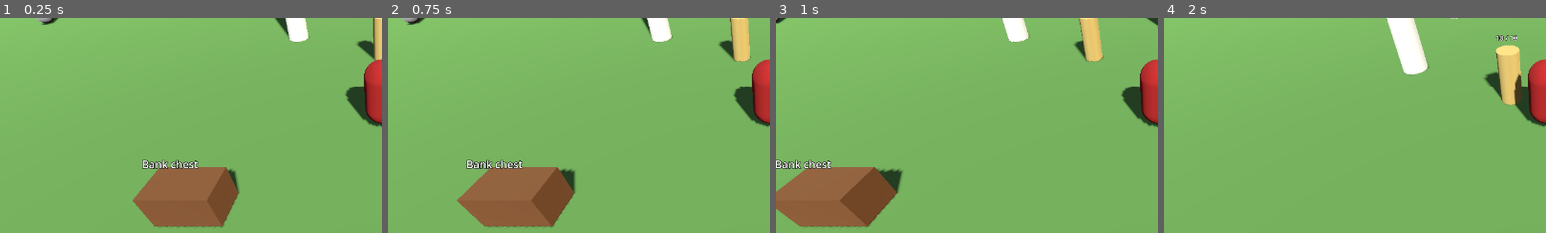
Above: before the commit, frames 1-4 (left to right).
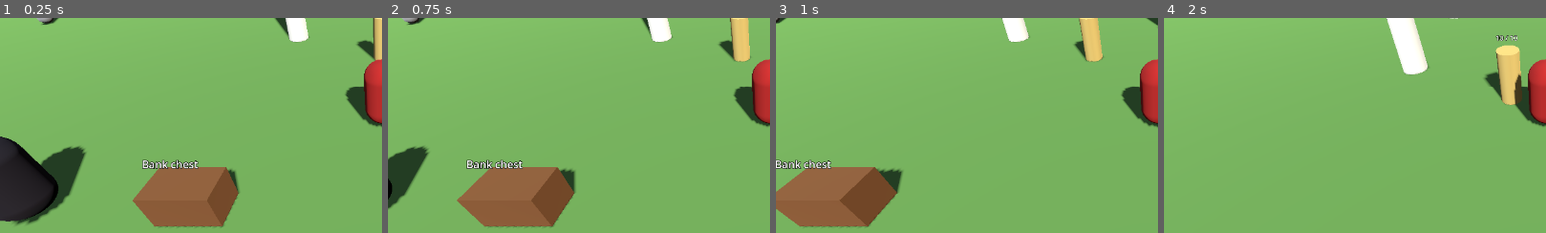
Above: after the commit, the same moments.

Repository: DanteArcese/legio
Game: Godot game, scene res://scenes/main.tscn
Same seed, same stepped clock (60 frames per second), same inputs: the game is played once before the commit and once after it.
Inputs (mouse positions are % of the whole screen's width and height, from its top left):
- Up to frame 1 (0.25 s): no input
- Up to frame 2 (0.75 s): tap Enter (ui_accept) at 0.5 s; move the mouse to (72, 45) at 0.52 s; hold D (move_right) from 0.53 s (still down); hold E (interact) from 0.53 s (still down); click (72, 45) at 0.67 s
- Up to frame 3 (1 s): keep holding D (move_right); keep holding E (interact); tap Enter (ui_accept) at 0.77 s
- Up to frame 4 (2 s): release D (move_right) at 1.25 s; release E (interact) at 1.25 s; drag from (30, 55) to (45, 70) at 1.27 s
The pictures show only the part of the screen within x 0-50%, y 33-83%; the shares and areas given below are measured in that part.

The runs differ from the first frame. In frame 1, 6.2% of the frame differs, in the area x 0-23%, y 55-97%; in frame 2, 1.8%; in frame 3, nothing differs; in frame 4, nothing differs.

Commit message:
Add player death, graves, and libitinarii reclaim (#15)
Co-Authored-By: Claude Opus 5.5 <noreply@anthropic.com>

Diff:
--- a/game/scenes/main.tscn
+++ b/game/scenes/main.tscn
@@ -69,6 +69,14 @@
 [sub_resource type="BoxShape3D" id="chest_shape"]
 size = Vector3(1.4, 0.9, 0.8)
 
+[sub_resource type="StandardMaterial3D" id="black_robe"]
+albedo_color = Color(0.12, 0.1, 0.12, 1)
+
+[sub_resource type="CapsuleMesh" id="undertaker_mesh"]
+material = SubResource("black_robe")
+
+[sub_resource type="CapsuleShape3D" id="undertaker_shape"]
+
 [node name="Main" type="Node3D"]
 
 [node name="SimDriver" type="Node" parent="."]
@@ -169,6 +177,23 @@
 font_size = 40
 outline_size = 8
 
+[node name="Libitinarius" type="StaticBody3D" parent="." groups=["libitinarii"]]
+transform = Transform3D(1, 0, 0, 0, 1, 0, 0, 0, 1, -7.5, 1, 3)
+
+[node name="Mesh" type="MeshInstance3D" parent="Libitinarius"]
+mesh = SubResource("undertaker_mesh")
+
+[node name="Collision" type="CollisionShape3D" parent="Libitinarius"]
+shape = SubResource("undertaker_shape")
+
+[node name="Label" type="Label3D" parent="Libitinarius"]
+transform = Transform3D(1, 0, 0, 0, 1, 0, 0, 0, 1, 0, 1.4, 0)
+billboard = 1
+text = "Libitinarius
+(reclaims lost items)"
+font_size = 36
+outline_size = 8
+
 [node name="Monsters" type="Node3D" parent="."]
 
 [node name="Rat1" parent="Monsters" instance=ExtResource("7_monster")]
--- a/game/scripts/player/player.gd
+++ b/game/scripts/player/player.gd
@@ -1,7 +1,7 @@
 extends CharacterBody3D
 ## Directly controlled player: left stick / WASD moves relative to the camera.
-## Interact picks up nearby loot, opens a nearby bank, or targets the nearest
-## enemy, in that order. With no stick input, the player walks into reach of
+## Interact picks up nearby loot, loots your grave, opens a nearby bank,
+## talks to the libitinarius, or targets the nearest enemy, in that order. With no stick input, the player walks into reach of
 ## its target automatically.
 
 signal bank_opened
@@ -15,6 +15,7 @@
 @export var target_radius := 8.0
 @export var pickup_radius := 2.0
 @export var bank_radius := 2.5
+@export var grave_radius := 1.8
 @export var camera_rig: Node3D
 @export var sim_driver: Node
 
@@ -40,10 +41,15 @@
 	if pile:
 		sim_driver.sim.queue_item_action(id, "pickup", {"pile": pile.pile_id})
 		return
-	for bank in get_tree().get_nodes_in_group("banks"):
-		if global_position.distance_to(bank.global_position) <= bank_radius:
-			bank_opened.emit()
-			return
+	if _near_any("graves", grave_radius):
+		sim_driver.sim.queue_item_action(id, "loot_grave")
+		return
+	if _near_any("banks", bank_radius):
+		bank_opened.emit()
+		return
+	if _near_any("libitinarii", bank_radius):
+		sim_driver.sim.queue_item_action(id, "reclaim")
+		return
 	var target_id: int = sim_driver.nearest_target(id, target_radius)
 	if target_id == -1:
 		sim_driver.sim.queue_stop(id)
@@ -76,6 +82,13 @@
 		rotation.y = lerp_angle(rotation.y, target_yaw, minf(turn_speed * delta, 1.0))
 
 
+func _near_any(group: String, radius: float) -> bool:
+	for node in get_tree().get_nodes_in_group(group):
+		if global_position.distance_to(node.global_position) <= radius:
+			return true
+	return false
+
+
 ## Direction toward the current target while out of reach, otherwise zero.
 func _approach_direction() -> Vector3:
 	var target_position: Variant = _target_position()
--- /dev/null
+++ b/game/scripts/sim/death_rules.gd
@@ -0,0 +1,75 @@
+extends RefCounted
+## Rules for what a player keeps and loses on death, and what the
+## libitinarii (undertakers) charge to return lost items.
+
+const ContentDB := preload("res://scripts/content/content_db.gd")
+
+const KEPT_ON_DEATH := 3
+## Fee is this fraction of the items' total value, rounded up.
+const RECLAIM_FEE_RATE := 0.1
+
+
+## Splits a player's carried and worn items into what they keep and what
+## they lose. Each unstackable item counts once; a stack counts once at its
+## unit value, so a big coin stack is never "most valuable".
+## Returns {"kept_worn": [slot...], "kept_inventory": [{item, quantity}...],
+## "lost": [{item, quantity}...]}.
+static func split(inventory: RefCounted, equipment: RefCounted) -> Dictionary:
+	var entries := []
+	for slot in equipment.worn:
+		var item_id: String = equipment.worn[slot]
+		if not item_id.is_empty():
+			entries.append({"item": item_id, "quantity": 1, "worn_slot": slot})
+	for slot in inventory.slots:
+		if slot == null:
+			continue
+		if inventory.stacks(slot["item"]):
+			entries.append({"item": slot["item"], "quantity": slot["quantity"]})
+		else:
+			for i in slot["quantity"]:
+				entries.append({"item": slot["item"], "quantity": 1})
+	# Stable order: value descending, then worn before carried, then id.
+	entries.sort_custom(func(a, b):
+		var va: int = ContentDB.item(a["item"])["value"]
+		var vb: int = ContentDB.item(b["item"])["value"]
+		if va != vb:
+			return va > vb
+		if a.has("worn_slot") != b.has("worn_slot"):
+			return a.has("worn_slot")
+		return a["item"] < b["item"])
+
+	var result := {"kept_worn": [], "kept_inventory": [], "lost": []}
+	for i in entries.size():
+		var entry: Dictionary = entries[i]
+		var item := {"item": entry["item"], "quantity": entry["quantity"]}
+		if i < KEPT_ON_DEATH:
+			if entry.has("worn_slot"):
+				result["kept_worn"].append(entry["worn_slot"])
+			else:
+				result["kept_inventory"].append(item)
+		else:
+			result["lost"].append(item)
+	return result
+
+
+static func reclaim_fee(items: Array) -> int:
+	var total := 0
+	for entry in items:
+		total += ContentDB.item(entry["item"])["value"] * entry["quantity"]
+	return ceili(total * RECLAIM_FEE_RATE)
+
+
+## Merges entries for the same item, so graves and storage list each item
+## once. Containers split unstackables back into slots when items return.
+static func merge(items: Array) -> Array:
+	var merged := []
+	for entry in items:
+		var existing: Variant = null
+		for other in merged:
+			if other["item"] == entry["item"]:
+				existing = other
+		if existing:
+			existing["quantity"] += entry["quantity"]
+		else:
+			merged.append(entry.duplicate())
+	return merged
--- a/game/scripts/sim/simulation.gd
+++ b/game/scripts/sim/simulation.gd
@@ -13,6 +13,7 @@
 const ContentDB := preload("res://scripts/content/content_db.gd")
 const ItemContainer := preload("res://scripts/sim/item_container.gd")
 const Equipment := preload("res://scripts/sim/equipment.gd")
+const DeathRules := preload("res://scripts/sim/death_rules.gd")
 
 const INVENTORY_SIZE := 28
 const BANK_SIZE := 400
@@ -20,6 +21,11 @@
 const GROUND_LIFETIME := 200
 const PICKUP_RANGE := 2.0
 const BANK_RANGE := 3.0
+const GRAVE_RANGE := 2.0
+const LIBITINARIUS_RANGE := 3.0
+## Graves last 15 minutes before the libitinarii collect the items.
+const GRAVE_LIFETIME := 1500
+const PLAYER_RESPAWN_TICKS := 3
 ## Eating delays your next attack by this many ticks.
 const EAT_DELAY := 3
 ## Where items can come from. Solitarius accounts refuse the restricted ones.
@@ -41,6 +47,12 @@
 var _ground := {}
 var _next_pile_id := 1
 var _banks: Array[Vector3] = []
+var _libitinarii: Array[Vector3] = []
+## player id -> {"id", "position", "items", "expires_at"}. One grave per player.
+var _graves := {}
+var _next_grave_id := 1
+## player id -> items held by the libitinarii, waiting to be reclaimed.
+var reclaimable := {}
 
 
 func _init(seed_value := 0) -> void:
@@ -83,6 +95,8 @@
 	player.equipment = Equipment.new()
 	player.bank = ItemContainer.new(BANK_SIZE, true)
 	player.position = position
+	player.spawn_position = position
+	player.respawn_ticks = PLAYER_RESPAWN_TICKS
 	player.apply_equipment()
 	return player
 
@@ -94,6 +108,14 @@
 
 func add_bank(position: Vector3) -> void:
 	_banks.append(position)
+
+
+func add_libitinarius(position: Vector3) -> void:
+	_libitinarii.append(position)
+
+
+func grave_of(player_id: int) -> Dictionary:
+	return _graves.get(player_id, {})
 
 
 func ground_piles() -> Array:
@@ -155,6 +177,7 @@
 	var events: Array[Dictionary] = []
 	_apply_commands(events)
 	_expire_ground(events)
+	_expire_graves(events)
 	_process_respawns(events)
 	# Sorted ids keep processing order, and therefore RNG use, deterministic.
 	var ids := _combatants.keys()
@@ -236,6 +259,10 @@
 			events.append({"type": "inventory_changed", "id": player.id, "tick": tick})
 		"pickup":
 			_pickup(player, command.get("pile", -1), events)
+		"loot_grave":
+			_loot_grave(player, events)
+		"reclaim":
+			_reclaim(player, events)
 		"deposit", "deposit_all", "withdraw":
 			if not _near_bank(player):
 				_message(player, "You need to be at a bank.", events)
@@ -338,7 +365,7 @@
 			combatant.respawn_at_tick = -1
 			combatant.returning = false
 			combatant.move_target = null
-			if combatant.has_brain:
+			if combatant.has_brain or combatant.is_player():
 				combatant.position = combatant.spawn_position
 			events.append({"type": "respawn", "id": combatant.id, "tick": tick})
 
@@ -441,6 +468,8 @@
 	if victim.respawn_ticks >= 0:
 		victim.respawn_at_tick = tick + maxi(victim.respawn_ticks, 1)
 	events.append({"type": "death", "id": victim.id, "tick": tick})
+	if victim.inventory:
+		_player_death(victim, events)
 	if not victim.drop_table.is_empty():
 		var items := Drops.roll(ContentDB.drop_table(victim.drop_table), rng)
 		if not items.is_empty():
@@ -448,6 +477,91 @@
 			_add_ground_pile(victim.position, items, events)
 
 
+## Keep the most valuable items; the rest go to a grave at the death spot.
+## A previous grave still standing goes straight to the libitinarii.
+func _player_death(player: Combatant, events: Array[Dictionary]) -> void:
+	var split := DeathRules.split(player.inventory, player.equipment)
+	for slot in Equipment.SLOTS:
+		if not split["kept_worn"].has(slot):
+			player.equipment.take_off(slot)
+	player.inventory.slots.fill(null)
+	for entry in split["kept_inventory"]:
+		player.inventory.add(entry["item"], entry["quantity"])
+	player.apply_equipment()
+	events.append({"type": "inventory_changed", "id": player.id, "tick": tick})
+	events.append({"type": "equipment_changed", "id": player.id, "tick": tick})
+	if _graves.has(player.id):
+		_send_to_libitinarii(player.id, events)
+	var lost: Array = DeathRules.merge(split["lost"])
+	if lost.is_empty():
+		return
+	var grave := {"id": _next_grave_id, "position": player.position, "items": lost, "expires_at": tick + GRAVE_LIFETIME}
+	_next_grave_id += 1
+	_graves[player.id] = grave
+	_message(player, "You keep your %d most valuable items. The rest lie in your grave for %d minutes." % [
+		DeathRules.KEPT_ON_DEATH, roundi(GRAVE_LIFETIME * 0.6 / 60.0)], events)
+	events.append({"type": "grave_add", "id": player.id, "grave": grave["id"], "position": grave["position"],
+		"items": lost, "expires_at": grave["expires_at"], "tick": tick})
+
+
+func _loot_grave(player: Combatant, events: Array[Dictionary]) -> void:
+	var grave: Dictionary = _graves.get(player.id, {})
+	if grave.is_empty() or _flat_distance(grave["position"], player.position) > GRAVE_RANGE:
+		return
+	var remaining := []
+	for entry in grave["items"]:
+		var added: int = player.inventory.add(entry["item"], entry["quantity"])
+		if added < entry["quantity"]:
+			remaining.append({"item": entry["item"], "quantity": entry["quantity"] - added})
+	events.append({"type": "inventory_changed", "id": player.id, "tick": tick})
+	if remaining.is_empty():
+		_graves.erase(player.id)
+		events.append({"type": "grave_remove", "id": player.id, "grave": grave["id"], "tick": tick})
+		_message(player, "You recover your belongings.", events)
+	else:
+		grave["items"] = remaining
+		_message(player, "You don't have enough inventory space.", events)
+
+
+func _expire_graves(events: Array[Dictionary]) -> void:
+	for player_id in _graves.keys():
+		if _graves[player_id]["expires_at"] <= tick:
+			_send_to_libitinarii(player_id, events)
+
+
+func _send_to_libitinarii(player_id: int, events: Array[Dictionary]) -> void:
+	var grave: Dictionary = _graves[player_id]
+	_graves.erase(player_id)
+	reclaimable[player_id] = DeathRules.merge(reclaimable.get(player_id, []) + grave["items"])
+	events.append({"type": "grave_remove", "id": player_id, "grave": grave["id"], "tick": tick})
+	events.append({"type": "message", "id": player_id,
+		"text": "The libitinarii have collected your belongings from your grave.", "tick": tick})
+
+
+## Pay the libitinarii to return held items to the bank. Coins come from
+## the inventory first, then the bank.
+func _reclaim(player: Combatant, events: Array[Dictionary]) -> void:
+	if not _libitinarii.any(func(at): return _flat_distance(at, player.position) <= LIBITINARIUS_RANGE):
+		return
+	var items: Array = reclaimable.get(player.id, [])
+	if items.is_empty():
+		_message(player, "The libitinarius has nothing of yours.", events)
+		return
+	var fee := DeathRules.reclaim_fee(items)
+	var coins: int = player.inventory.count("coins") + player.bank.count("coins")
+	if coins < fee:
+		_message(player, "The libitinarius wants %d denarii to return your belongings." % fee, events)
+		return
+	var from_inventory: int = player.inventory.remove("coins", fee)
+	player.bank.remove("coins", fee - from_inventory)
+	for entry in items:
+		player.bank.add(entry["item"], entry["quantity"])
+	reclaimable.erase(player.id)
+	_message(player, "You pay %d denarii. Your belongings are waiting in your bank." % fee, events)
+	events.append({"type": "inventory_changed", "id": player.id, "tick": tick})
+	events.append({"type": "bank_changed", "id": player.id, "tick": tick})
+
+
 func _regenerate() -> void:
 	for combatant in _combatants.values():
 		if combatant.is_alive() and combatant.hp < combatant.max_hp:
--- /dev/null
+++ b/game/scripts/world/grave_marker.gd
@@ -0,0 +1,46 @@
+extends Node3D
+## Gravestone shown where the player died, with time left before the
+## libitinarii collect it. Mirrors the simulation's grave.
+
+const TICK_SECONDS := 0.6
+
+var expires_at := 0
+var driver: Node
+
+var _label: Label3D
+
+
+static func spawn(parent: Node, p_driver: Node, at: Vector3, p_expires_at: int) -> Node3D:
+	var marker := new()
+	marker.driver = p_driver
+	marker.expires_at = p_expires_at
+	marker.add_to_group("graves")
+	parent.add_child(marker)
+	marker.global_position = Vector3(at.x, 0.0, at.z)
+	return marker
+
+
+func _ready() -> void:
+	var stone := MeshInstance3D.new()
+	var box := BoxMesh.new()
+	box.size = Vector3(0.6, 0.9, 0.2)
+	var material := StandardMaterial3D.new()
+	material.albedo_color = Color(0.55, 0.55, 0.58)
+	box.material = material
+	stone.mesh = box
+	stone.position.y = 0.45
+	add_child(stone)
+	_label = Label3D.new()
+	_label.billboard = BaseMaterial3D.BILLBOARD_ENABLED
+	_label.no_depth_test = true
+	_label.font_size = 36
+	_label.outline_size = 8
+	_label.position.y = 1.3
+	add_child(_label)
+	driver.ticked.connect(_on_ticked)
+	_on_ticked(driver.sim.tick)
+
+
+func _on_ticked(tick: int) -> void:
+	var seconds := maxi(expires_at - tick, 0) * TICK_SECONDS
+	_label.text = "Your grave\n%d:%02d" % [int(seconds) / 60, int(seconds) % 60]
--- a/game/scripts/world/sim_driver.gd
+++ b/game/scripts/world/sim_driver.gd
@@ -5,6 +5,7 @@
 const Simulation := preload("res://scripts/sim/simulation.gd")
 const TickClock := preload("res://scripts/sim/tick_clock.gd")
 const LootPile := preload("res://scripts/world/loot_pile.gd")
+const GraveMarker := preload("res://scripts/world/grave_marker.gd")
 
 ## Entities with entity_id 0 get ids from here up.
 const AUTO_ID_START := 1000
@@ -21,6 +22,7 @@
 var _entities := {}
 var _next_auto_id := AUTO_ID_START
 var _piles := {}
+var _graves := {}
 
 
 func _ready() -> void:
@@ -30,6 +32,8 @@
 		register(entity)
 	for bank in get_tree().get_nodes_in_group("banks"):
 		sim.add_bank(bank.global_position)
+	for undertaker in get_tree().get_nodes_in_group("libitinarii"):
+		sim.add_libitinarius(undertaker.global_position)
 
 
 func register(entity: Node) -> void:
@@ -89,6 +93,13 @@
 			_piles[event["pile"]] = LootPile.spawn(get_parent(), event["pile"], event["position"], event["items"])
 		"ground_update":
 			_piles[event["pile"]].set_items(event["items"])
+		"grave_add":
+			_graves[event["grave"]] = GraveMarker.spawn(get_parent(), self, event["position"], event["expires_at"])
+		"grave_remove":
+			var marker: Node = _graves.get(event["grave"])
+			if marker:
+				marker.queue_free()
+				_graves.erase(event["grave"])
 		"ground_remove":
 			var pile: Node = _piles.get(event["pile"])
 			if pile:
--- /dev/null
+++ b/game/tests/test_death.gd
@@ -0,0 +1,136 @@
+extends "res://tests/test_case.gd"
+
+const Simulation := preload("res://scripts/sim/simulation.gd")
+const DeathRules := preload("res://scripts/sim/death_rules.gd")
+const Skills := preload("res://scripts/sim/skills.gd")
+
+const PLAYER := 1
+const KILLER := 2
+
+
+func _make_sim() -> Simulation:
+	var sim := Simulation.new(9)
+	sim.add_player(PLAYER, Vector3(5, 0, 5))
+	return sim
+
+
+func _give(sim: Simulation, items: Dictionary) -> void:
+	for item_id in items:
+		sim.give_item(PLAYER, item_id, items[item_id], "test", [])
+
+
+## Kills the player with an overwhelming attacker; returns that tick's events.
+func _die(sim: Simulation) -> Array:
+	var player: RefCounted = sim.get_combatant(PLAYER)
+	if sim.get_combatant(KILLER) == null:
+		var killer := sim.add_combatant(KILLER)
+		killer.bonuses = {"attack": 5000, "strength": 5000, "defence": 0}
+	sim.get_combatant(KILLER).position = player.position + Vector3(1, 0, 0)
+	player.hp = 1
+	sim.queue_attack(KILLER, PLAYER)
+	for i in 20:
+		var events := sim.step()
+		if events.any(func(e): return e["type"] == "death" and e["id"] == PLAYER):
+			return events
+	return []
+
+
+func _respawn(sim: Simulation) -> void:
+	for i in Simulation.PLAYER_RESPAWN_TICKS + 1:
+		sim.step()
+
+
+func test_keeps_three_most_valuable_items() -> void:
+	var sim := _make_sim()
+	# Values: iron lorica 120, iron scutum 90, iron gladius 75, bronze gladius 25, bread 10, coins 1.
+	_give(sim, {"iron_lorica": 1, "iron_scutum": 1, "iron_gladius": 1, "bronze_gladius": 1, "bread": 2, "coins": 500})
+	_die(sim)
+	var inv: RefCounted = sim.get_combatant(PLAYER).inventory
+	check_eq(inv.count("iron_lorica") + inv.count("iron_scutum") + inv.count("iron_gladius"), 3, "kept the iron gear")
+	check_eq(inv.count("bronze_gladius") + inv.count("bread") + inv.count("coins"), 0, "lost the rest")
+	var grave := sim.grave_of(PLAYER)
+	check_eq(grave["items"], [{"item": "bronze_gladius", "quantity": 1}, {"item": "bread", "quantity": 2}, {"item": "coins", "quantity": 500}], "grave items")
+
+
+func test_worn_items_count_and_stay_worn() -> void:
+	var sim := _make_sim()
+	_give(sim, {"bronze_lorica": 1, "bread": 3})
+	sim.queue_item_action(PLAYER, "equip", {"slot": 0})
+	sim.step()
+	_die(sim)
+	var player: RefCounted = sim.get_combatant(PLAYER)
+	check_eq(player.equipment.worn["body"], "bronze_lorica", "lorica still worn")
+	check_eq(player.bonuses["defence"], 8, "bonuses still apply")
+	check_eq(player.inventory.count("bread"), 2, "two bread kept")
+
+
+func test_a_stack_counts_once_at_unit_value() -> void:
+	var split := DeathRules.split(_container_with({"coins": 100000, "bread": 1, "copper_ore": 3}), preload("res://scripts/sim/equipment.gd").new())
+	check_eq(split["kept_inventory"], [{"item": "bread", "quantity": 1}, {"item": "copper_ore", "quantity": 1}, {"item": "copper_ore", "quantity": 1}], "bread and ore beat a coin stack")
+
+
+func test_loot_grave_returns_items() -> void:
+	var sim := _make_sim()
+	_give(sim, {"iron_lorica": 1, "iron_scutum": 1, "iron_gladius": 1, "bronze_galea": 1})
+	_die(sim)
+	_respawn(sim)
+	var player: RefCounted = sim.get_combatant(PLAYER)
+	check_eq(player.position, Vector3(5, 0, 5), "respawned at spawn")
+	player.position = Vector3(50, 0, 50)
+	sim.queue_item_action(PLAYER, "loot_grave")
+	sim.step()
+	check(not sim.grave_of(PLAYER).is_empty(), "too far away")
+	player.position = Vector3(5, 0, 5)
+	sim.queue_item_action(PLAYER, "loot_grave")
+	var events := sim.step()
+	check_eq(player.inventory.count("bronze_galea"), 1, "recovered")
+	check(sim.grave_of(PLAYER).is_empty(), "grave gone")
+	check(events.any(func(e): return e["type"] == "grave_remove"), "grave_remove event")
+
+
+func test_expired_grave_goes_to_libitinarii_and_reclaim_costs_a_fee() -> void:
+	var sim := _make_sim()
+	sim.add_libitinarius(Vector3(0, 0, 0))
+	_give(sim, {"iron_lorica": 1, "iron_scutum": 1, "iron_gladius": 1, "bronze_lorica": 1})
+	_die(sim)
+	for i in Simulation.GRAVE_LIFETIME:
+		sim.step()
+	check(sim.grave_of(PLAYER).is_empty(), "grave expired")
+	check_eq(sim.reclaimable[PLAYER], [{"item": "bronze_lorica", "quantity": 1}], "held by libitinarii")
+	var player: RefCounted = sim.get_combatant(PLAYER)
+	player.position = Vector3(1, 0, 0)
+	sim.queue_item_action(PLAYER, "reclaim")
+	var events := sim.step()
+	check(events.any(func(e): return e["type"] == "message" and "4 denarii" in e["text"]), "asks for the fee (40 value -> 4)")
+	sim.give_item(PLAYER, "coins", 3, "test", [])
+	player.bank.add("coins", 10)
+	sim.queue_item_action(PLAYER, "reclaim")
+	sim.step()
+	check_eq(player.bank.count("bronze_lorica"), 1, "returned to the bank")
+	check_eq(player.inventory.count("coins"), 0, "inventory coins spent first")
+	check_eq(player.bank.count("coins"), 9, "rest from the bank")
+	check(not sim.reclaimable.has(PLAYER), "nothing left to reclaim")
+
+
+func test_dying_again_sends_the_old_grave_to_libitinarii() -> void:
+	var sim := _make_sim()
+	_give(sim, {"iron_lorica": 1, "iron_scutum": 1, "iron_gladius": 1, "bronze_galea": 1})
+	_die(sim)
+	_respawn(sim)
+	_give(sim, {"bread": 1})
+	sim.get_combatant(PLAYER).inventory.add("bronze_pugio", 1)
+	_die(sim)
+	check_eq(sim.reclaimable[PLAYER], [{"item": "bronze_galea", "quantity": 1}], "first grave went to the libitinarii")
+
+
+func test_reclaim_fee_is_ten_percent_rounded_up() -> void:
+	check_eq(DeathRules.reclaim_fee([{"item": "bronze_gladius", "quantity": 1}]), 3, "25 -> 3")
+	check_eq(DeathRules.reclaim_fee([{"item": "coins", "quantity": 1000}]), 100, "coins count too")
+	check_eq(DeathRules.reclaim_fee([]), 0, "nothing")
+
+
+func _container_with(items: Dictionary) -> RefCounted:
+	var container: RefCounted = preload("res://scripts/sim/item_container.gd").new(28)
+	for item_id in items:
+		container.add(item_id, items[item_id])
+	return container
--- /dev/null
+++ b/game/tools/playtest/scenarios/death_and_grave.gd
@@ -0,0 +1,48 @@
+extends "res://tools/playtest/scenario.gd"
+## A player dies to a latro, respawns at spawn, walks back to the grave, and
+## loots it. (Expiry and libitinarius reclaim are covered by unit tests.)
+
+const PLAYER := 1
+
+
+func run() -> void:
+	var me: RefCounted = driver().sim.get_combatant(PLAYER)
+	driver().sim.give_item(PLAYER, "bronze_galea", 1, "test", [])
+	driver().sim.give_item(PLAYER, "copper_ore", 3, "test", [])
+	var latro := _entity("latro")
+	# Stand next to the latro and let it win.
+	me.hp = 2
+	await walk_to(latro.body().global_position + Vector3(1.2, 0, 0), 0.5)
+	await _wait_until(func(): return count_events("death", {"id": PLAYER}) > 0, 60.0)
+	expect(count_events("death", {"id": PLAYER}) == 1, "player died")
+	var grave: Dictionary = driver().sim.grave_of(PLAYER)
+	expect(not grave.is_empty(), "grave created")
+	await shot("dead")
+	await _wait_until(func(): return me.is_alive(), 10.0)
+	await seconds(0.5)
+	expect(player().global_position.distance_to(Vector3(0, 1, 0)) < 1.5, "respawned at spawn")
+	metric("kept", me.inventory.slots.filter(func(s): return s != null).size())
+	metric("grave_items", grave.get("items", []).size())
+
+	# Walk back (the latro may chase; that's part of the test) and loot.
+	await walk_to(grave["position"], 0.8)
+	await shot("at_grave")
+	await press("interact")
+	await seconds(1.0)
+	expect(driver().sim.grave_of(PLAYER).is_empty() or count_events("death", {"id": PLAYER}) > 1, "grave looted (or died again trying)")
+	metric("deaths", count_events("death", {"id": PLAYER}))
+
+
+func _entity(monster_id: String) -> Node:
+	for entity in get_tree().get_nodes_in_group("sim_entities"):
+		if entity.monster_id == monster_id:
+			return entity
+	return null
+
+
+func _wait_until(condition: Callable, timeout: float) -> void:
+	var frames := ceili(timeout * Engine.physics_ticks_per_second)
+	for i in frames:
+		if condition.call():
+			return
+		await get_tree().physics_frame
Not shown, added: game/scripts/sim/death_rules.gd.uid
Not shown, added: game/scripts/world/grave_marker.gd.uid
Not shown, added: game/tests/test_death.gd.uid
Not shown, added: game/tools/playtest/scenarios/death_and_grave.gd.uid
